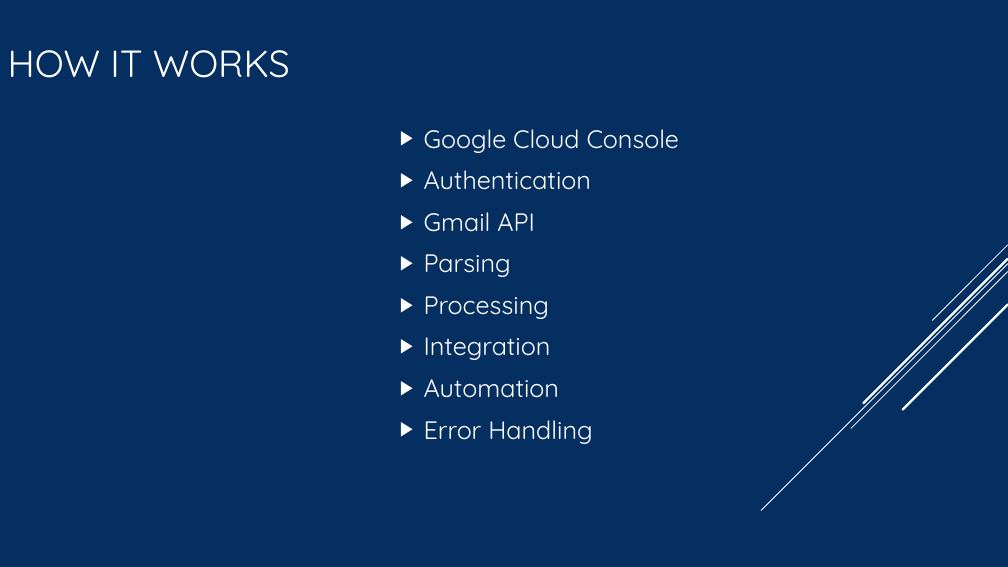
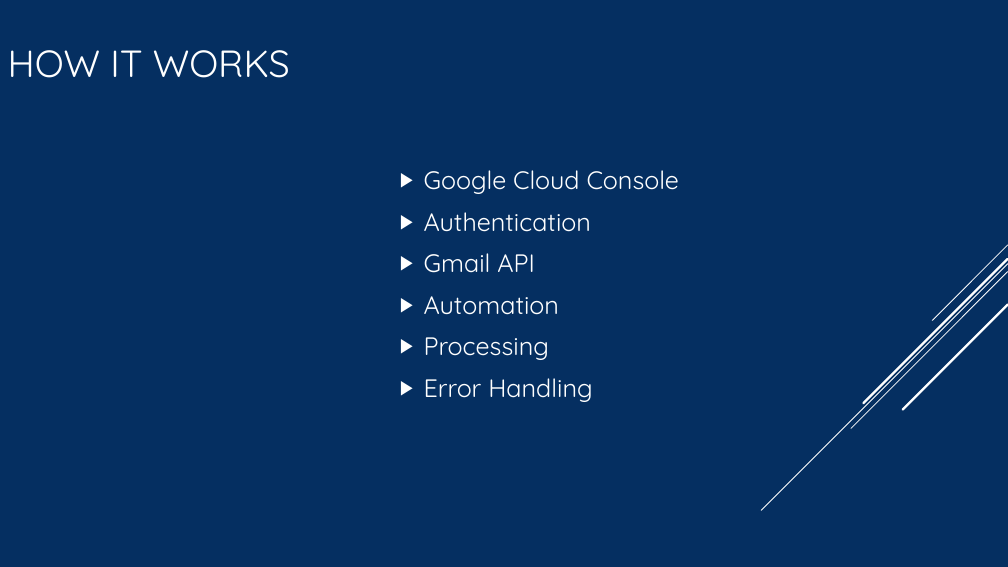
Before and after one commit to shelbywom/Capstone, a slide deck: slide 4 of Presentation/Email and Roster Manager.pptx. Drawn at 1008x567 pixels with LibreOffice and Linux fonts; fonts in the diff are those of the drawing. Boxes give left, top, right and bottom in pixels: in the first picture for what was removed or moved away, otherwise in the second. Text is boxed around its words. In the diff, an @@ line names an element or a change of style, - is before the commit and + after.

```diff
--- a/Presentation/Email and Roster Manager.pptx
+++ b/Presentation/Email and Roster Manager.pptx
@@ text at [424,296,559,315]: text changed @@
-▶ Parsing
+▶ Automation
@@ text at [424,337,559,398]: paragraphs removed @@
-▶ Integration
-▶ Automation
```
